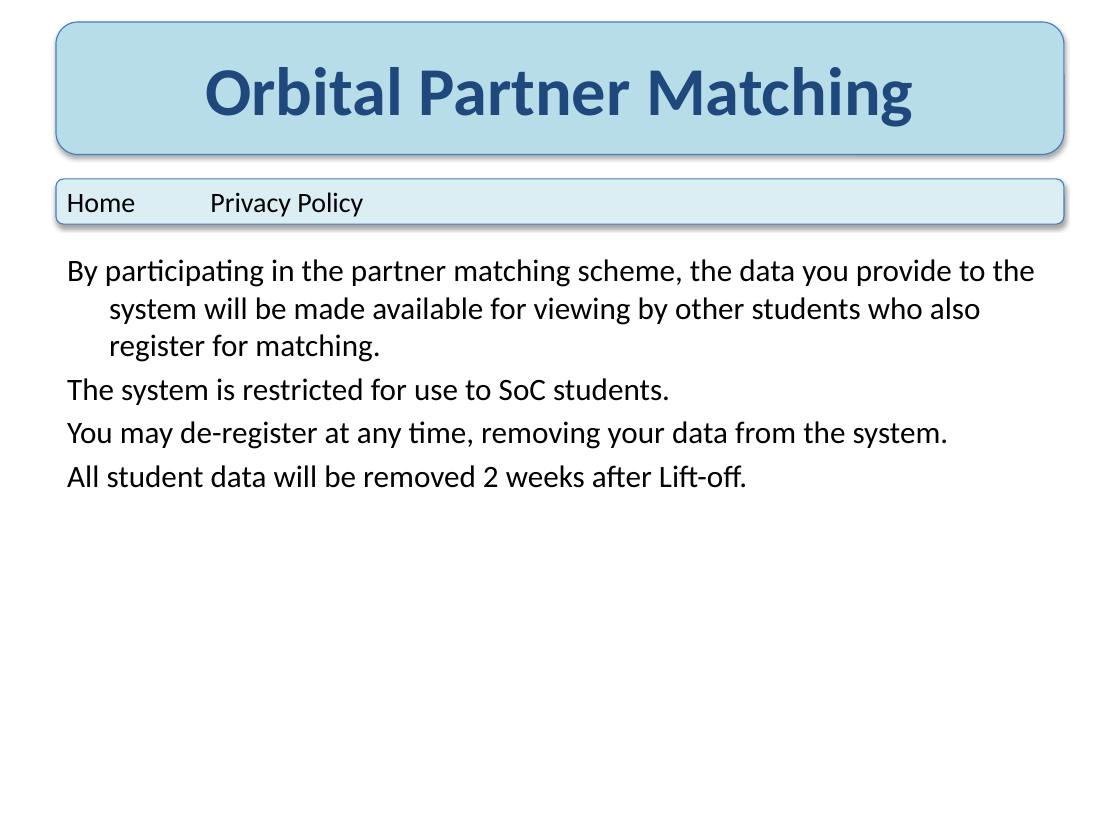
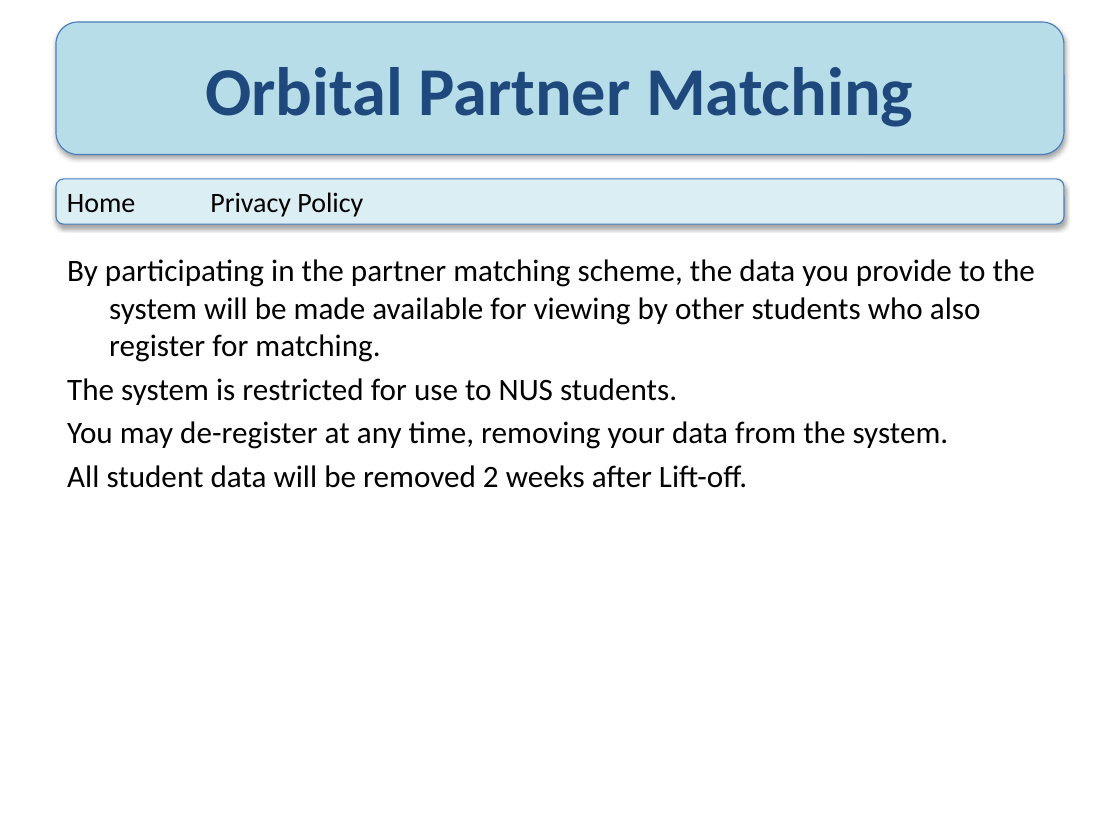
Before and after one commit to WeeSun/Orbital-Partner-Matching, a slide deck: slide 2 of Mockup.pptx. Drawn at 1120x840 pixels with LibreOffice and Linux fonts; fonts in the diff are those of the drawing. Boxes give left, top, right and bottom in pixels: in the first picture for what was removed or moved away, otherwise in the second. Text is boxed around its words. In the diff, an @@ line names an element or a change of style, - is before the commit and + after.

```diff
--- a/Mockup.pptx
+++ b/Mockup.pptx
@@ text at <box>67,378,677,405</box>: text changed @@
-The system is restricted for use to SoC students.
+The system is restricted for use to NUS students.
```
Also in this commit, not shown: 6 other files.
